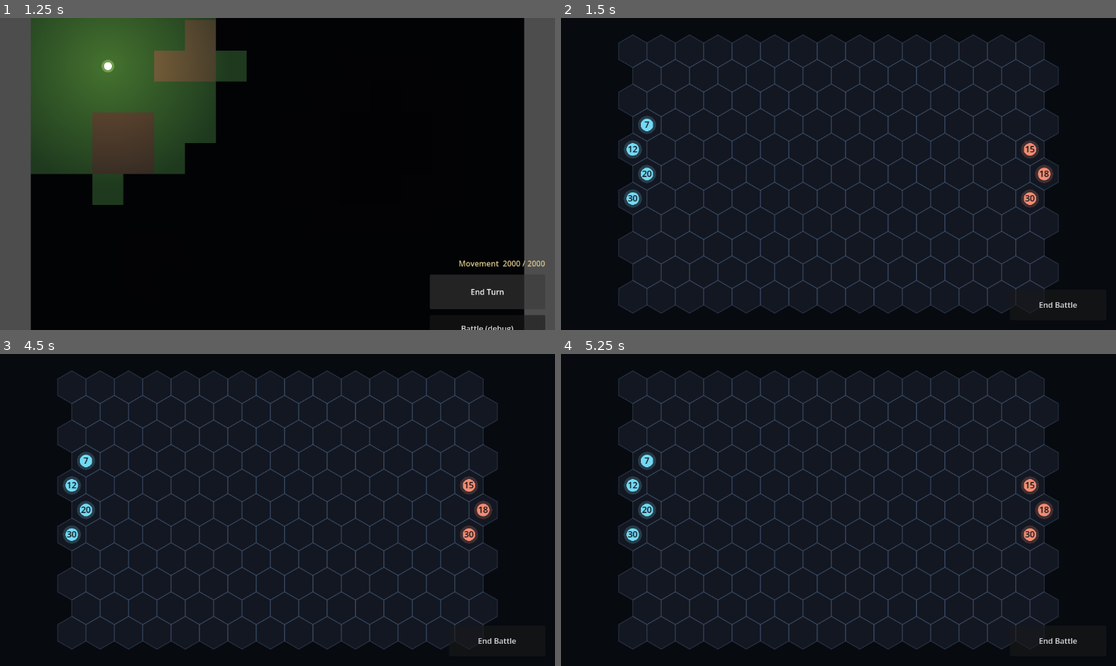
Above: before the commit, frames 1-4 (two rows, left to right).
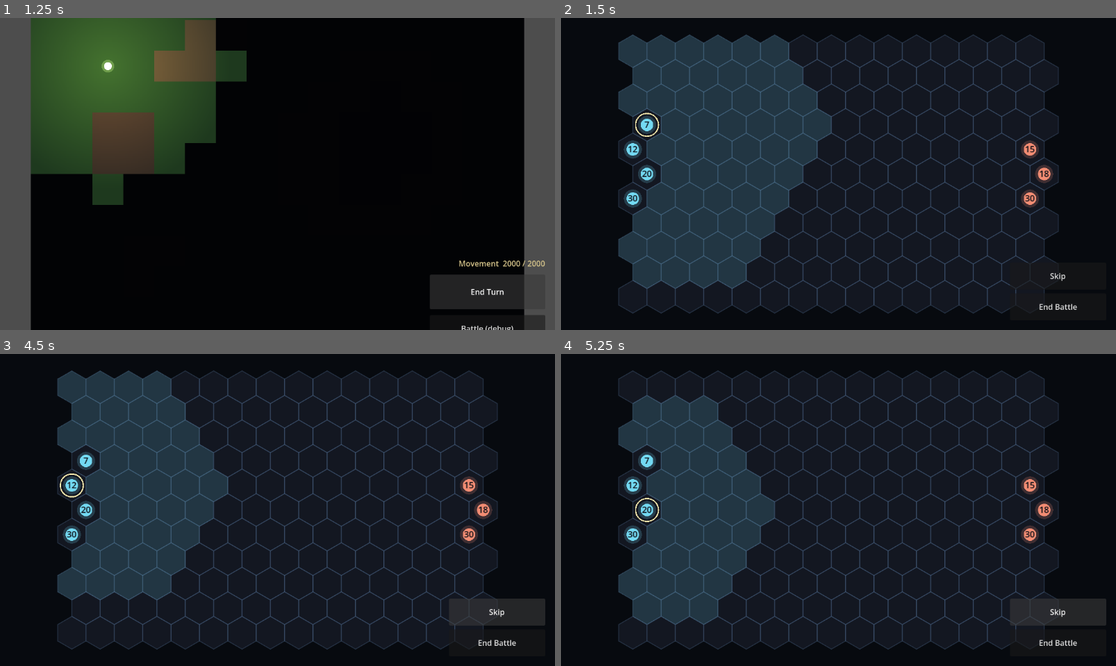
Above: after the commit, the same moments.

Repository: aweussom/noHeroes3
Game: Godot game, scene res://src/Main.tscn
Same seed, same stepped clock (60 frames per second), same inputs: the game is played once before the commit and once after it.
Inputs (mouse positions are in pixels of both pictures, inside the frame that each line leads up to):
- Up to frame 1 (1.25 s): click "End Turn" at 0.5 s
- Up to frame 2 (1.5 s): click "Battle (debug)" at 1.25 s
- Up to frame 3 (4.5 s): click "End Battle" at 2 s; click "End Turn" at 2.75 s; click "Battle (debug)" at 3.5 s; click (499, 612) at 4.25 s, where only the run after the commit has a clickable "Skip"
- Up to frame 4 (5.25 s): click (1060, 612) at 5 s, where only the run after the commit has a clickable "Skip"

Frame 1 is identical in both runs. In frame 2, 22% of the frame differs, in the area x 10-93%, y 5-94%; in frame 3, 16%; in frame 4, 14%.

Commit message:
M4.2: battle turn order + hex movement
- BattleModel: speed-ordered turn rounds (deterministic tiebreak ->
  reproducible), active_stack / advance_turn; odd-r hex neighbors and a
  BFS reachable_hexes (out to a stack's Speed, blocked by occupied hexes).
- BattleField: highlights the active stack (bright ring) and its reachable
  hexes (teal wash); hex_at() maps a tap to a hex.
- BattleView: drives turns — tap a reachable hex to move the active player
  stack, Skip button to pass; enemy turns auto-pass for now (placeholder
  until the M4.4 AI). Tap input via the background's gui_input.

Verified headless: griffin acts before gnoll (speed), 64 reachable hexes,
correct neighbor counts at interior/corner, advance steps sides; clean boot.

Co-Authored-By: Claude Opus 4.8 (1M context) <noreply@anthropic.com>

Diff:
--- a/src/combat/BattleField.gd
+++ b/src/combat/BattleField.gd
@@ -10,10 +10,29 @@
 const ENEMY_COLOR := Color(0.95, 0.55, 0.45)    # warm red
 
 var model: BattleModel
+var active: CreatureStack            # the stack whose turn it is (gets a bright ring)
+var reachable: Array[Vector2i] = []  # hexes the active stack can move to (highlighted)
 
 func set_model(new_model: BattleModel) -> void:
 	model = new_model
 	queue_redraw()
+
+func set_highlights(active_stack: CreatureStack, reachable_hexes: Array[Vector2i]) -> void:
+	active = active_stack
+	reachable = reachable_hexes
+	queue_redraw()
+
+## The hex under a field-local point, or (-1, -1) if the point isn't on any hex.
+func hex_at(local_pos: Vector2) -> Vector2i:
+	var best := Vector2i(-1, -1)
+	var best_dist := HEX_SIZE
+	for row in BattleModel.ROWS:
+		for col in BattleModel.COLS:
+			var d := local_pos.distance_to(hex_center(col, row))
+			if d < best_dist:
+				best_dist = d
+				best = Vector2i(col, row)
+	return best
 
 # Total drawn size, so BattleView can centre the field on screen.
 func pixel_size() -> Vector2:
@@ -34,6 +53,10 @@
 		for col in BattleModel.COLS:
 			_draw_hex(hex_center(col, row))
 
+	# Movement range for the active stack: a soft teal wash over reachable hexes.
+	for hex in reachable:
+		_fill_hex(hex_center(hex.x, hex.y), Color(0.45, 0.85, 0.95, 0.16))
+
 	var font := ThemeDB.fallback_font
 	for stack in model.stacks:
 		if not stack.is_alive():
@@ -42,6 +65,8 @@
 		var color := PLAYER_COLOR if stack.side == 0 else ENEMY_COLOR
 		draw_circle(c, HEX_SIZE * 0.55, Color(color.r, color.g, color.b, 0.20))  # soft halo
 		draw_circle(c, HEX_SIZE * 0.38, color)                                    # token
+		if stack == active:
+			draw_arc(c, HEX_SIZE * 0.7, 0.0, TAU, 32, Color(1.0, 0.95, 0.7, 0.95), 2.5)  # active ring
 		var label := str(stack.count)
 		var size := font.get_string_size(label, HORIZONTAL_ALIGNMENT_LEFT, -1, 18)
 		draw_string(font, c + Vector2(-size.x * 0.5, 6), label, HORIZONTAL_ALIGNMENT_LEFT, -1, 18, Color(0.05, 0.06, 0.09))
@@ -56,3 +81,10 @@
 	var outline := pts
 	outline.append(pts[0])
 	draw_polyline(outline, Color(0.4, 0.55, 0.72, 0.28), 1.5, true)
+
+func _fill_hex(center: Vector2, color: Color) -> void:
+	var pts := PackedVector2Array()
+	for i in 6:
+		var a := deg_to_rad(60.0 * i - 90.0)
+		pts.append(center + Vector2(cos(a), sin(a)) * HEX_SIZE)
+	draw_colored_polygon(pts, color)
--- a/src/combat/BattleModel.gd
+++ b/src/combat/BattleModel.gd
@@ -10,11 +10,17 @@
 
 var stacks: Array[CreatureStack] = []
 
+# Turn order within a round: living stacks fastest-first, recomputed each round. _turn_index points
+# at the stack currently acting.
+var turn_order: Array[CreatureStack] = []
+var _turn_index := 0
+
 ## Build a battle from two armies, each an Array of { "creature": Creature, "count": int }.
 ## Player deploys down the left column, enemy down the right — HoMM3's starting layout.
 func _init(player_army: Array, enemy_army: Array) -> void:
 	_deploy(player_army, 0, 0)
 	_deploy(enemy_army, 1, COLS - 1)
+	_start_round()
 
 func _deploy(army: Array, side: int, col: int) -> void:
 	var start_row := (ROWS - army.size()) / 2   # vertically centred column of stacks
@@ -35,3 +41,64 @@
 ## Living stacks for a side (0 player, 1 enemy).
 func living(side: int) -> Array[CreatureStack]:
 	return stacks.filter(func(s: CreatureStack) -> bool: return s.is_alive() and s.side == side)
+
+# --- Turn order ---
+
+# Rebuild the round's order: fastest first, ties broken deterministically (player before enemy,
+# then top-to-bottom) so the seeded game stays reproducible.
+func _start_round() -> void:
+	turn_order = stacks.filter(func(s: CreatureStack) -> bool: return s.is_alive())
+	turn_order.sort_custom(func(a: CreatureStack, b: CreatureStack) -> bool:
+		if a.creature.speed != b.creature.speed:
+			return a.creature.speed > b.creature.speed
+		if a.side != b.side:
+			return a.side < b.side
+		return a.hex.y < b.hex.y)
+	_turn_index = 0
+
+## The stack whose turn it is (null only if a side has been wiped — battle is over).
+func active_stack() -> CreatureStack:
+	if _turn_index < turn_order.size() and turn_order[_turn_index].is_alive():
+		return turn_order[_turn_index]
+	return null
+
+## End the active stack's turn: step to the next living stack, starting a fresh round at the end.
+func advance_turn() -> void:
+	_turn_index += 1
+	while _turn_index < turn_order.size() and not turn_order[_turn_index].is_alive():
+		_turn_index += 1
+	if _turn_index >= turn_order.size():
+		_start_round()
+
+# --- Hex geometry ---
+
+## The six neighbours of a hex in odd-r offset coords (odd rows shifted right), in-bounds only.
+func neighbors(hex: Vector2i) -> Array[Vector2i]:
+	var deltas: Array
+	if hex.y & 1:
+		deltas = [Vector2i(1, 0), Vector2i(1, -1), Vector2i(0, -1), Vector2i(-1, 0), Vector2i(0, 1), Vector2i(1, 1)]
+	else:
+		deltas = [Vector2i(1, 0), Vector2i(0, -1), Vector2i(-1, -1), Vector2i(-1, 0), Vector2i(-1, 1), Vector2i(0, 1)]
+	var out: Array[Vector2i] = []
+	for d in deltas:
+		var n: Vector2i = hex + d
+		if in_bounds(n):
+			out.append(n)
+	return out
+
+## Empty hexes a stack can reach this turn: a BFS out to its Speed in steps, blocked by any stack.
+func reachable_hexes(stack: CreatureStack) -> Array[Vector2i]:
+	var result: Array[Vector2i] = []
+	var dist := {stack.hex: 0}
+	var queue: Array[Vector2i] = [stack.hex]
+	while not queue.is_empty():
+		var hex: Vector2i = queue.pop_front()
+		if dist[hex] >= stack.creature.speed:
+			continue
+		for n in neighbors(hex):
+			if dist.has(n) or stack_at(n) != null:
+				continue
+			dist[n] = dist[hex] + 1
+			result.append(n)
+			queue.append(n)
+	return result
--- a/src/combat/BattleView.gd
+++ b/src/combat/BattleView.gd
@@ -11,7 +11,9 @@
 
 const BG_COLOR := Color(0.03, 0.04, 0.06, 1.0)
 
+var _model: BattleModel
 var _field: BattleField
+var _reachable: Array[Vector2i] = []
 
 func _ready() -> void:
 	layer = 20   # above the adventure map and its HUD
@@ -20,25 +22,63 @@
 	bg.color = BG_COLOR
 	bg.set_anchors_preset(Control.PRESET_FULL_RECT)
 	bg.mouse_filter = Control.MOUSE_FILTER_STOP   # eat taps so they don't reach the map underneath
+	bg.gui_input.connect(_on_field_input)
 	add_child(bg)
 
 	_field = BattleField.new()
 	add_child(_field)
 
-	var leave := Button.new()
-	leave.text = "End Battle"
-	leave.custom_minimum_size = Vector2(200, 64)
-	leave.set_anchors_preset(Control.PRESET_BOTTOM_RIGHT)
-	leave.offset_left = -220
-	leave.offset_top = -84
-	leave.offset_right = -20
-	leave.offset_bottom = -20
-	leave.pressed.connect(func() -> void: finished.emit())
-	add_child(leave)
+	_add_button("Skip", -84, func() -> void: _skip())
+	_add_button("End Battle", -20, func() -> void: finished.emit())
 
-## Show a battle and centre it on screen.
+func _add_button(text: String, bottom_offset: float, on_press: Callable) -> void:
+	var b := Button.new()
+	b.text = text
+	b.custom_minimum_size = Vector2(200, 56)
+	b.set_anchors_preset(Control.PRESET_BOTTOM_RIGHT)
+	b.offset_left = -220
+	b.offset_top = bottom_offset - 56
+	b.offset_right = -20
+	b.offset_bottom = bottom_offset
+	b.pressed.connect(on_press)
+	add_child(b)
+
+## Show a battle and centre it on screen, then start the first turn.
 func setup(model: BattleModel) -> void:
+	_model = model
 	_field.set_model(model)
 	var field_size := _field.pixel_size()
 	var view_size := get_viewport().get_visible_rect().size
 	_field.position = (view_size - field_size) * 0.5
+	_begin_turn()
+
+# Advance to the next stack the player controls, auto-passing enemy turns (placeholder for the
+# M4.4 AI), then highlight it and its movement range.
+func _begin_turn() -> void:
+	var guard := 0
+	while _model.active_stack() != null and _model.active_stack().side == 1 and guard < 1000:
+		_model.advance_turn()
+		guard += 1
+	var stack := _model.active_stack()
+	_reachable = _model.reachable_hexes(stack) if stack != null else []
+	_field.set_highlights(stack, _reachable)
+
+func _skip() -> void:
+	var stack := _model.active_stack()
+	if stack != null and stack.side == 0:
+		_model.advance_turn()
+		_begin_turn()
+
+func _on_field_input(event: InputEvent) -> void:
+	var tapped: bool = (event is InputEventMouseButton and event.pressed and event.button_index == MOUSE_BUTTON_LEFT) \
+		or (event is InputEventScreenTouch and event.pressed)
+	if not tapped:
+		return
+	var stack := _model.active_stack()
+	if stack == null or stack.side != 0:
+		return   # not the player's turn
+	var hex := _field.hex_at(event.position - _field.position)
+	if hex in _reachable:
+		stack.hex = hex
+		_model.advance_turn()
+		_begin_turn()
